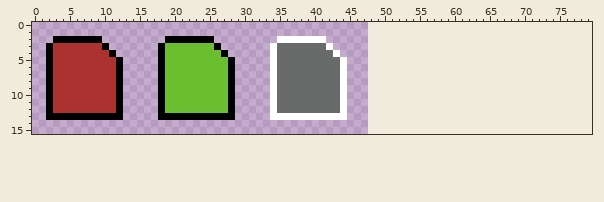
Pixel-art file -- Assets/_Project/Art/Sprites/PrototypeFilesSprites.aseprite. Above is the file before it was changed.
48x16 pixels, 1 frame. The old version is drawn lined up with the new one, on the new canvas.
The same view after the edit:
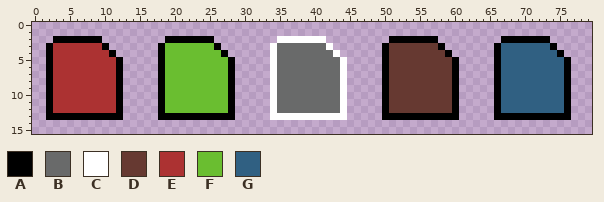
Palette (. is transparent): A #000000  B #696a6a  C #ffffff  D #663931  E #ac3232  F #6abe30  G #306082
Changes in this commit:
{"change": "canvas 48x16 -> 80x16"}
{"y":2,"x":51,"old":".......","new":"AAAAAAA"}
{"y":2,"x":67,"old":".......","new":"AAAAAAA"}
{"y":3,"x":50,"old":".........","new":"ADDDDDDDA"}
{"y":3,"x":66,"old":".........","new":"AGGGGGGGA"}
{"y":4,"x":50,"old":"..........","new":"ADDDDDDDDA"}
{"y":4,"x":66,"old":"..........","new":"AGGGGGGGGA"}
{"y":5,"x":50,"old":"...........","new":"ADDDDDDDDDA"}
{"y":5,"x":66,"old":"...........","new":"AGGGGGGGGGA"}
{"y":6,"x":50,"old":"...........","new":"ADDDDDDDDDA"}
{"y":6,"x":66,"old":"...........","new":"AGGGGGGGGGA"}
{"y":7,"x":50,"old":"...........","new":"ADDDDDDDDDA"}
{"y":7,"x":66,"old":"...........","new":"AGGGGGGGGGA"}
{"y":8,"x":50,"old":"...........","new":"ADDDDDDDDDA"}
{"y":8,"x":66,"old":"...........","new":"AGGGGGGGGGA"}
{"y":9,"x":50,"old":"...........","new":"ADDDDDDDDDA"}
{"y":9,"x":66,"old":"...........","new":"AGGGGGGGGGA"}
{"y":10,"x":50,"old":"...........","new":"ADDDDDDDDDA"}
{"y":10,"x":66,"old":"...........","new":"AGGGGGGGGGA"}
{"y":11,"x":50,"old":"...........","new":"ADDDDDDDDDA"}
{"y":11,"x":66,"old":"...........","new":"AGGGGGGGGGA"}
{"y":12,"x":50,"old":"...........","new":"ADDDDDDDDDA"}
{"y":12,"x":66,"old":"...........","new":"AGGGGGGGGGA"}
{"y":13,"x":50,"old":"...........","new":"AAAAAAAAAAA"}
{"y":13,"x":66,"old":"...........","new":"AAAAAAAAAAA"}
